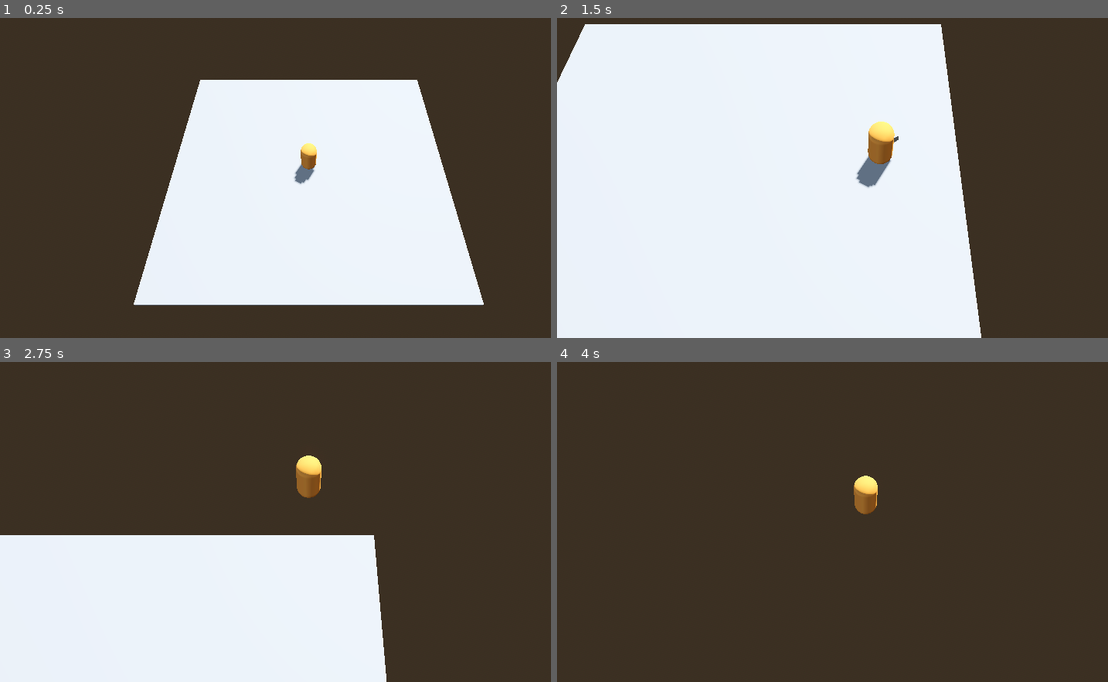
Above: before the commit, frames 1-4 (two rows, left to right).
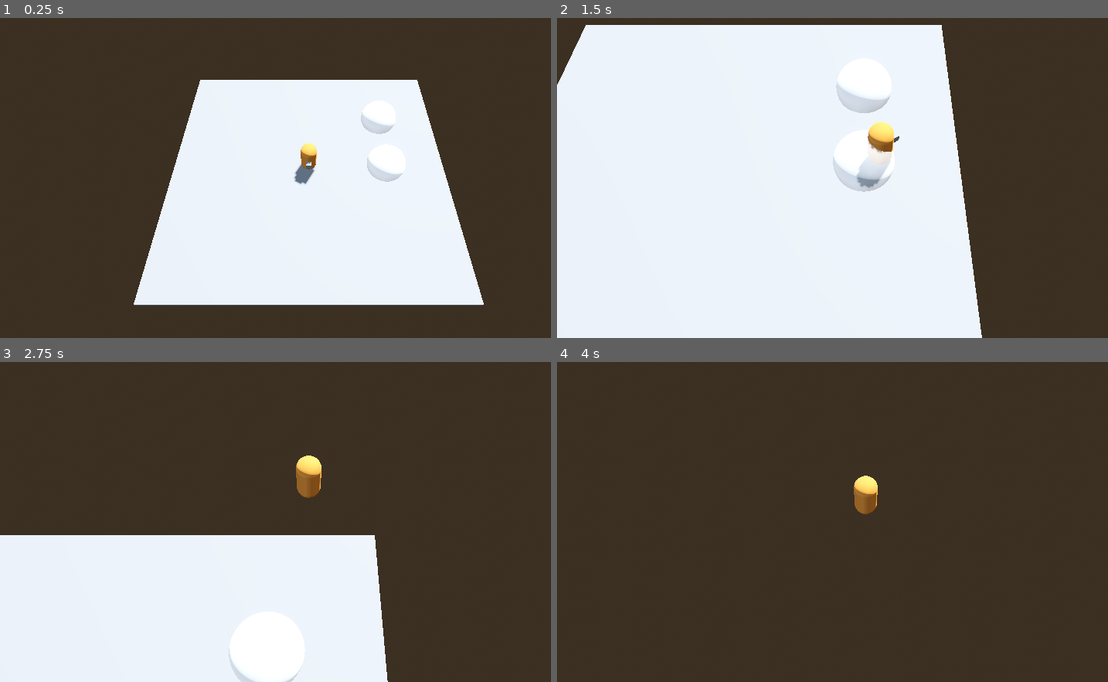
Above: after the commit, the same moments.

Repository: CFL-Helios/murphys-kitchen
Game: Godot game, scene res://levels/player_test.tscn
Same seed, same stepped clock (60 frames per second), same inputs: the game is played once before the commit and once after it. The project has no main scene, so this scene is started directly.
Inputs (mouse positions are in pixels of both pictures, inside the frame that each line leads up to):
- Up to frame 1 (0.25 s): no input
- Up to frame 2 (1.5 s): tap Enter (ui_accept) at 0.5, 0.77 s; move the mouse to (1003, 146) at 0.52 s; hold Right (move_right) 0.53-1.28 s; hold E (interact) 0.53-1.28 s; click (1003, 146) at 0.67 s; move the mouse to (832, 165) at 1.27 s; hold W (move_up) from 1.28 s (still down); tap E (interact) at 1.35 s; click (832, 165) at 1.42 s
- Up to frame 3 (2.75 s): keep holding W (move_up); tap Enter (ui_accept) at 1.52 s; move the mouse to (325, 502) at 2.02 s; hold E (interact) from 2.03 s (still down); tap Shift (sprint) at 2.1 s; click (325, 502) at 2.17 s
- Up to frame 4 (4 s): keep holding W (move_up); move the mouse to (860, 515) at 2.77 s; release E (interact) at 2.78 s; tap F at 2.85 s; click (860, 515) at 2.92 s; tap Enter (ui_accept) at 3.02, 3.77 s; tap E (interact) at 3.05, 3.8 s; move the mouse to (909, 512) at 3.52 s; hold Q from 3.53 s (still down); click (909, 512) at 3.67 s

The runs differ from the first frame. In frame 1, 0.4% of the frame differs, in the area x 55-74%, y 29-52%; in frame 2, 1.5%, in the area x 0-78%, y 1-100%; in frame 3, 0.2%; in frame 4, less than 0.1%.

Commit message:
interaction manager

Diff:
--- /dev/null
+++ b/entities/pickup/interaction_area.tscn
@@ -0,0 +1,11 @@
+[gd_scene load_steps=2 format=3 uid="uid://2aaoh2fber7h"]
+
+[ext_resource type="Script" uid="uid://cwmqnp2tc38lp" path="res://scripts/interaction_area.gd" id="1_1t0q5"]
+
+[node name="InteractionArea" type="Area3D"]
+collision_layer = 0
+collision_mask = 2
+script = ExtResource("1_1t0q5")
+
+[connection signal="body_entered" from="." to="." method="_on_body_entered"]
+[connection signal="body_exited" from="." to="." method="_on_body_exited"]
--- /dev/null
+++ b/entities/pickup/interaction_manager.tscn
@@ -0,0 +1,6 @@
+[gd_scene load_steps=2 format=3 uid="uid://cbqtltrs5ms0q"]
+
+[ext_resource type="Script" uid="uid://3b4t6wnvv1gi" path="res://scripts/interaction_manager.gd" id="1_vs4pk"]
+
+[node name="InteractionManager" type="Node3D"]
+script = ExtResource("1_vs4pk")
--- a/entities/pickup/pickup.tscn
+++ b/entities/pickup/pickup.tscn
@@ -1,6 +1,18 @@
-[gd_scene load_steps=4 format=3 uid="uid://dg30bh718u76n"]
+[gd_scene load_steps=7 format=3 uid="uid://dg30bh718u76n"]
+
+[ext_resource type="Script" uid="uid://cwmqnp2tc38lp" path="res://scripts/interaction_area.gd" id="1_w2yne"]
 
 [sub_resource type="SphereShape3D" id="SphereShape3D_dgci1"]
+radius = 1.0
+
+[sub_resource type="StandardMaterial3D" id="StandardMaterial3D_l1ks5"]
+transparency = 1
+albedo_color = Color(1, 1, 1, 0.501961)
+
+[sub_resource type="SphereMesh" id="SphereMesh_w2yne"]
+material = SubResource("StandardMaterial3D_l1ks5")
+radius = 1.0
+height = 2.0
 
 [sub_resource type="CylinderShape3D" id="CylinderShape3D_w2yne"]
 height = 0.05
@@ -15,9 +27,17 @@
 metadata/_edit_group_ = true
 
 [node name="Trigger" type="Area3D" parent="."]
+collision_layer = 0
+collision_mask = 2
+script = ExtResource("1_w2yne")
+is_pickup = true
+metadata/_custom_type_script = ExtResource("1_w2yne")
 
 [node name="CollisionShape3D" type="CollisionShape3D" parent="Trigger"]
 shape = SubResource("SphereShape3D_dgci1")
+
+[node name="MeshInstance3D" type="MeshInstance3D" parent="Trigger"]
+mesh = SubResource("SphereMesh_w2yne")
 
 [node name="Plate" type="RigidBody3D" parent="."]
 
@@ -28,3 +48,6 @@
 mesh = SubResource("CylinderMesh_w7cft")
 
 [node name="Food" type="Node3D" parent="."]
+
+[connection signal="body_entered" from="Trigger" to="Trigger" method="_on_body_entered"]
+[connection signal="body_exited" from="Trigger" to="Trigger" method="_on_body_exited"]
--- /dev/null
+++ b/entities/pickup/placement.tscn
@@ -0,0 +1,30 @@
+[gd_scene load_steps=5 format=3 uid="uid://sb3kwrooy8rb"]
+
+[ext_resource type="Script" uid="uid://cwmqnp2tc38lp" path="res://scripts/interaction_area.gd" id="1_l1ks5"]
+
+[sub_resource type="SphereShape3D" id="SphereShape3D_uxeui"]
+radius = 1.0
+
+[sub_resource type="StandardMaterial3D" id="StandardMaterial3D_l1ks5"]
+transparency = 1
+albedo_color = Color(1, 1, 1, 0.501961)
+
+[sub_resource type="SphereMesh" id="SphereMesh_l1ks5"]
+material = SubResource("StandardMaterial3D_l1ks5")
+radius = 1.0
+height = 2.0
+
+[node name="Placement" type="Area3D"]
+collision_layer = 0
+collision_mask = 2
+script = ExtResource("1_l1ks5")
+metadata/_custom_type_script = ExtResource("1_l1ks5")
+
+[node name="CollisionShape3D" type="CollisionShape3D" parent="."]
+shape = SubResource("SphereShape3D_uxeui")
+
+[node name="MeshInstance3D" type="MeshInstance3D" parent="."]
+mesh = SubResource("SphereMesh_l1ks5")
+
+[connection signal="body_entered" from="." to="." method="_on_body_entered"]
+[connection signal="body_exited" from="." to="." method="_on_body_exited"]
--- a/entities/player/player.tscn
+++ b/entities/player/player.tscn
@@ -28,7 +28,8 @@
 
 [node name="Player" type="Node3D"]
 
-[node name="PlayerCharacter" type="CharacterBody3D" parent="."]
+[node name="PlayerCharacter" type="CharacterBody3D" parent="." groups=["Player"]]
+collision_layer = 2
 axis_lock_angular_x = true
 axis_lock_angular_z = true
 script = ExtResource("1_0gxgv")
@@ -47,12 +48,15 @@
 mesh = SubResource("CapsuleMesh_wk2hj")
 
 [node name="MeshInstance3D" type="MeshInstance3D" parent="PlayerCharacter/Mesh"]
-transform = Transform3D(1, 0, 0, 0, 1, 0, 0, 0, 1, 0, 0, -0.466882)
+transform = Transform3D(1, 0, 0, 0, 1, 0, 0, 0, 1, 0, 0, 0.496169)
 mesh = SubResource("BoxMesh_fkugw")
 
 [node name="Collider" type="CollisionShape3D" parent="PlayerCharacter"]
 transform = Transform3D(1, 0, 0, 0, 1, 0, 0, 0, 1, 0, 0.9, 0)
 shape = SubResource("CapsuleShape3D_u8bio")
+
+[node name="PlateSocket" type="Marker3D" parent="PlayerCharacter"]
+transform = Transform3D(1, 0, 0, 0, 1, 0, 0, 0, 1, 0, 2, 0)
 
 [node name="CameraSystem" type="Node3D" parent="."]
 
--- a/levels/player_test.tscn
+++ b/levels/player_test.tscn
@@ -1,6 +1,8 @@
-[gd_scene load_steps=5 format=3 uid="uid://bbqa0cjoaphvd"]
+[gd_scene load_steps=7 format=3 uid="uid://bbqa0cjoaphvd"]
 
 [ext_resource type="PackedScene" uid="uid://ca33na7xn7nu2" path="res://entities/player/player.tscn" id="1_0ccno"]
+[ext_resource type="PackedScene" uid="uid://dg30bh718u76n" path="res://entities/pickup/pickup.tscn" id="2_x2p0s"]
+[ext_resource type="PackedScene" uid="uid://sb3kwrooy8rb" path="res://entities/pickup/placement.tscn" id="3_xnitr"]
 
 [sub_resource type="ProceduralSkyMaterial" id="ProceduralSkyMaterial_cqog6"]
 sky_horizon_color = Color(0.64625, 0.65575, 0.67075, 1)
@@ -33,3 +35,10 @@
 transform = Transform3D(1, 0, 0, 0, 1, 0, 0, 0, 1, 0, -0.809217, 0)
 use_collision = true
 size = Vector3(14.5974, 1, 13.3271)
+
+[node name="Pickup" parent="." instance=ExtResource("2_x2p0s")]
+transform = Transform3D(1, 0, 0, 0, 1, 0, 0, 0, 1, 4.12521, 0, 0)
+
+[node name="Placement" parent="." instance=ExtResource("3_xnitr")]
+transform = Transform3D(1, 0, 0, 0, 1, 0, 0, 0, 1, 4.12521, 0, -3.11172)
+metadata/_custom_type_script = "uid://cwmqnp2tc38lp"
--- a/project.godot
+++ b/project.godot
@@ -17,10 +17,15 @@
 [autoload]
 
 PhantomCameraManager="*res://addons/phantom_camera/scripts/managers/phantom_camera_manager.gd"
+InteractionManager="*res://scripts/interaction_manager.gd"
 
 [editor_plugins]
 
 enabled=PackedStringArray("res://addons/phantom_camera/plugin.cfg")
+
+[global_group]
+
+Player=""
 
 [input]
 
@@ -76,6 +81,11 @@
 ]
 }
 
+[layer_names]
+
+3d_physics/layer_1="World"
+3d_physics/layer_2="Player"
+
 [physics]
 
 3d/run_on_separate_thread=true
--- /dev/null
+++ b/scripts/interaction_area.gd
@@ -0,0 +1,12 @@
+class_name InteractionArea extends Area3D
+
+@export var action_name: String = "interact"
+@export var is_pickup: bool
+
+func _on_body_entered(body: Node3D) -> void:
+	if body.is_in_group("Player"):
+		InteractionManager.reg_area(self)
+
+func _on_body_exited(body: Node3D) -> void:
+	if body.is_in_group("Player"):
+		InteractionManager.unreg_area(self)
--- /dev/null
+++ b/scripts/interaction_manager.gd
@@ -0,0 +1,55 @@
+extends Node3D
+
+@onready var player : TopDownPlayer = get_tree().get_first_node_in_group("Player")
+
+var active_pickups : Array[InteractionArea] = []
+var active_placements : Array[InteractionArea] = []
+
+var closest_pickup : InteractionArea
+var closest_placement : InteractionArea
+var holding_object : bool = false
+
+func reg_area(area: InteractionArea):
+	print("add:" + area.name)
+	if area.is_pickup: active_pickups.push_back(area)
+	else: active_placements.push_back(area)
+
+func unreg_area(area: InteractionArea):
+	print("remove:" + area.name)
+	if area.is_pickup: active_pickups.erase(area)
+	else: active_placements.erase(area)
+
+func _process(_delta: float) -> void:
+	if not player.has_moved(): return
+	elif holding_object and not active_placements.is_empty():
+		closest_placement = _get_closest(active_placements)
+	elif not active_pickups.is_empty():
+		closest_pickup = _get_closest(active_pickups)
+
+func _get_closest(areas: Array[InteractionArea]):
+	return areas.reduce(_reduce_by_dist)
+
+func _reduce_by_dist(area1: Area3D, area2: Area3D):
+	if not area1: return area2
+	if not area2: return area1
+
+	var a1_dist = player.global_position.distance_to(area1.global_position)
+	var a2_dist = player.global_position.direction_to(area2.global_position)
+
+	return area1 if a1_dist < a2_dist else area2
+
+func _input(event: InputEvent) -> void:
+	if not event.is_action_pressed("interact"):
+		return
+
+	if holding_object and not active_placements.is_empty():
+		print(closest_placement.name)
+		# drop pickup
+		holding_object = false
+		closest_pickup = _get_closest(active_pickups)
+
+	elif not holding_object and not active_pickups.is_empty():
+		print(closest_pickup.name)
+		# hold pickup
+		holding_object = true
+		closest_placement = _get_closest(active_placements)
--- a/scripts/topdown_controller.gd
+++ b/scripts/topdown_controller.gd
@@ -1,4 +1,4 @@
-extends CharacterBody3D
+class_name TopDownPlayer extends CharacterBody3D
 
 ## Can we move around?
 @export var can_move : bool = true
@@ -32,27 +32,18 @@
 ## Name of Input Action to Sprint.
 @export var input_sprint : String = "sprint"
 
-var mouse_captured : bool = false
-var look_rotation : Vector2
 var move_speed : float = 0.0
-var freeflying : bool = false
+var held_object : Node3D
+
 
 ## IMPORTANT REFERENCES
 @onready var collider: CollisionShape3D = $Collider
+@onready var socket: Marker3D = $PlateSocket
 
 func _ready() -> void:
 	check_input_mappings()
 
-func _unhandled_input(event: InputEvent) -> void:
-	# Mouse capturing
-	if Input.is_mouse_button_pressed(MOUSE_BUTTON_LEFT):
-		capture_mouse()
-	if Input.is_key_pressed(KEY_ESCAPE):
-		release_mouse()
-
-
 func _physics_process(delta: float) -> void:
-
 	# Apply gravity to velocity
 	if has_gravity:
 		if not is_on_floor():
@@ -93,22 +84,15 @@
 		velocity.x = move_toward(velocity.x, 0, deccel)
 		velocity.z = move_toward(velocity.z, 0, deccel)
 
-	if velocity:
+	if velocity.x or velocity.z:
 		var look_at_target = Vector3(global_position.x + velocity.x, global_position.y, global_position.z + velocity.z)
-		look_at(look_at_target, Vector3.UP, false)
+		look_at(look_at_target, up_direction, true)
 
 	velocity.x = clamp(velocity.x, -1 * move_speed, move_speed)
 	velocity.z = clamp(velocity.z, -1 * move_speed, move_speed)
 
-func capture_mouse():
-	Input.set_mouse_mode(Input.MOUSE_MODE_CAPTURED)
-	mouse_captured = true
-
-
-func release_mouse():
-	Input.set_mouse_mode(Input.MOUSE_MODE_VISIBLE)
-	mouse_captured = false
-
+func has_moved() -> bool:
+	return velocity.length() > 0
 
 ## Checks if some Input Actions haven't been created.
 ## Disables functionality accordingly.
Not shown, added: scripts/interaction_area.gd.uid
Not shown, added: scripts/interaction_manager.gd.uid
